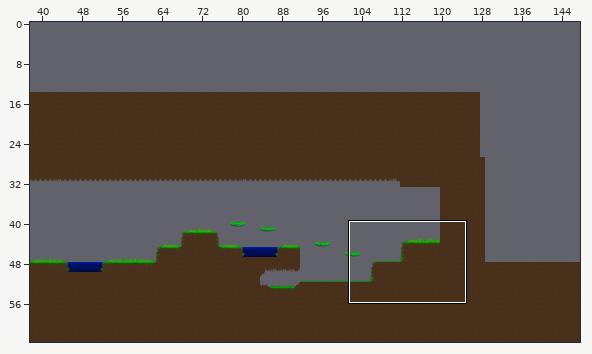
Level history. Tiled map: Assets/Scenes/TutorialMap.tmx. Above, an overview of the earlier version with the close-up marked.
Close-up. Old version:
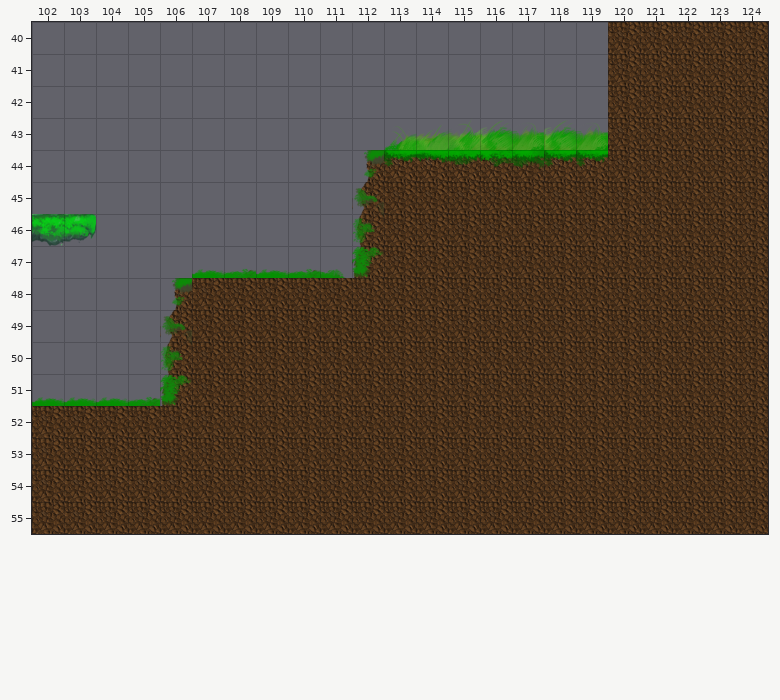
Cells are 64x64 px. Shown: x 102..124, y 40..55.
And afterwards:
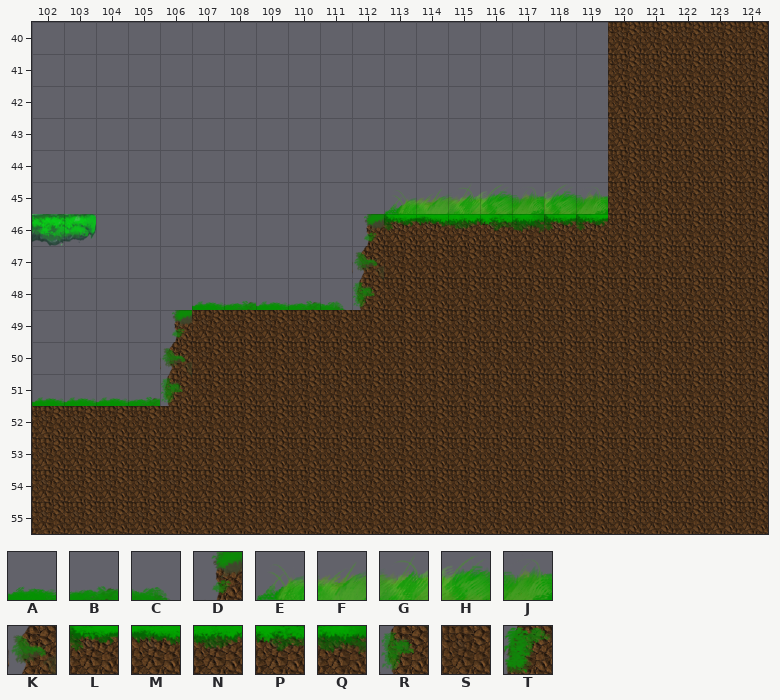
Key: from "green_big_2_opace": A 6, B 7, C 8, D 9, E 10, F 11, G 12, H 13, J 14, K 19, L 20, M 21, N 22, P 23, Q 24, R 29, S 30, T 39.
_ is an empty cell.
Tiles replaced or removed in this view: A, B, C, D, E, F, G, H, J, K, L, M, N, P, Q, R, S, T.
What changed:
Changed rows in their new state; . is an unchanged cell.
Layer "Default":
first column x 106:
43 ......._______
44 ......________
45 ......_EFGHJHJ
46 ......DLMNPQLL
47 ._____K.......
48 _ABABCR.......
49 D.............
50 K.............
51 R.............
Where, in picture pixels (left, top, right, bottom), the same in both close-ups:
changed: (160, 121, 608, 406)
